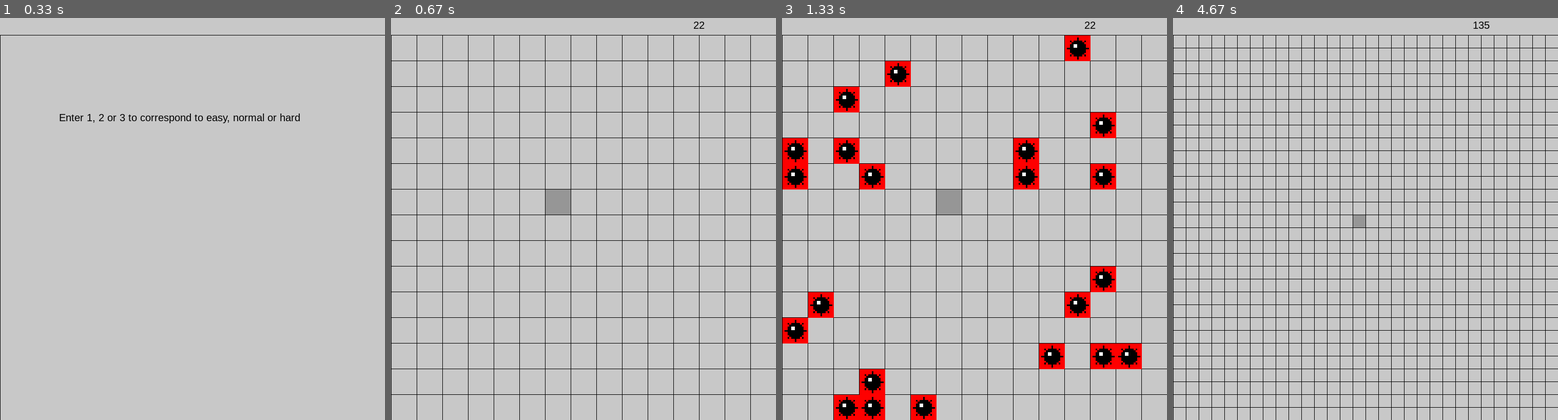
Above: before the commit, frames 1-4 (left to right).
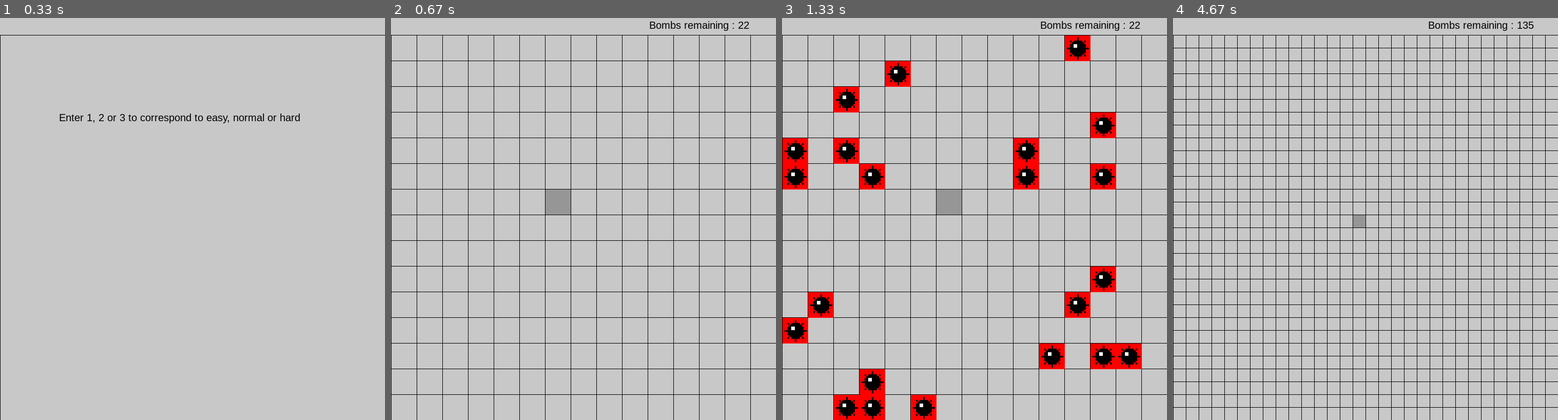
Above: after the commit, the same moments.

Repository: chenxk619/test
Game: pygame game, started from minesweeper.py
Two runs of this game, one before a commit and one after it. Both use one fixed random seed, a clock stepped at 60 frames per second and the inputs below.
Inputs (mouse positions are in pixels of both pictures, inside the frame that each line leads up to):
- Up to frame 1 (0.33 s): no input
- Up to frame 2 (0.67 s): tap 1 at 0.33 s
- Up to frame 3 (1.33 s): press the mouse at (1116, 359) at 0.7 s; move the mouse to (1066, 307) at 0.8 s; release the mouse at (1020, 251) at 0.93 s
- Up to frame 4 (4.67 s): tap 2 at 4.5 s

Frame 1 is identical in both runs. In frame 2, 0.2% of the frame differs, in the area x 67-94%, y 0-4%; in frame 3, 0.2%; in frame 4, 0.2%, in the area x 66-94%, y 0-4%.

Commit message:
Update minesweeper.py

Diff:
--- a/minesweeper.py
+++ b/minesweeper.py
@@ -62,7 +62,7 @@
 	if text_shown == '':
 		font = pygame.font.SysFont('arial', 20)
 		num = len(bomb_lst) - len(flag_lst)
-		text = font.render(str(num), True, (0, 0, 0), (200, 200, 200))
+		text = font.render('Bombs remaining : ' + str(num), True, (0, 0, 0), (200, 200, 200))
 
 		textRect = text.get_rect()
 		textRect.center = pos
@@ -81,8 +81,7 @@
 
 #Basically a board update function, to fill the screen, draw the lines, to draw all the visited and flagged nodes
 #and to show the bombs if you die.
-def update(screen, board, displacement, bomb_lst, dead, flag_lst, flag_img, bomb_img, intial_text, intial_pos, flag_text, flag_rect):
-
+def update(screen, board, displacement, bomb_lst, dead, flag_lst, flag_img, bomb_img, intial_text, intial_pos, flag_text, flag_rect, game_start):
 
 	screen_colour = 200
 	screen.fill((screen_colour, screen_colour, screen_colour))
@@ -113,15 +112,34 @@
 		screen.blit(flag_img, (node[0] * board.multiplier + 1, node[1] * board.multiplier + 1 + displacement))
 
 	#Show bombs if dead
-	if dead == True:
+	if dead:
 		for node in bomb_lst:
 			screen.blit(bomb_img, (node[0] * board.multiplier + 1, node[1] * board.multiplier + 1 + displacement))
 
+	#Check if you won
+	won = False
+
+	if game_start:
+
+		won = True
+
+		for node in board.unvisited:
+			if not node.bomb:
+				won = False
+
+		if won:
+			print('won')
+			won = True
+			text_shown = 'Congrats! You did not explode'
+			pos = (350, 20)
+			won_text, won_pos = render_text(text_shown, pos, bomb_lst, flag_lst)
+			screen.blit(won_text, won_pos)
+
 	screen.blit(flag_text, flag_rect)
 
 	pygame.display.update()
 
-	if dead == True:
+	if dead or won:
 		time.sleep(3)
 		return False
 	return True
@@ -231,6 +249,7 @@
 				button.clear()
 				button_up = True
 
+		#Before the game starts, this is used to choose the difficulty settings
 		if game_start == False:
 			if pygame.key.get_pressed()[pygame.K_1]:
 				grid_size, bomb_perc = 15, 10
@@ -283,6 +302,14 @@
 						if mouse_pos in flag_lst:
 							flag_lst.remove(mouse_pos)
 
+		#Instant solve for dev use
+		if pygame.mouse.get_pressed()[1] and pygame.key.get_pressed()[pygame.K_z]:
+			print('solve')
+			for node in board.unvisited:
+				if not node.bomb:
+					board.unvisited.remove(node)
+					board.visited.append(node)
+
 
 		#Render the number of flags left
 		if game_start:
@@ -291,7 +318,7 @@
 
 		Clock.tick(20)
 
-		start = update(screen, board, displacement, bomb_lst, dead, flag_lst, flag_img, bomb_img, intial_text, intial_pos, flag_text, flag_rect)
+		start = update(screen, board, displacement, bomb_lst, dead, flag_lst, flag_img, bomb_img, intial_text, intial_pos, flag_text, flag_rect, game_start)
 
 
 
